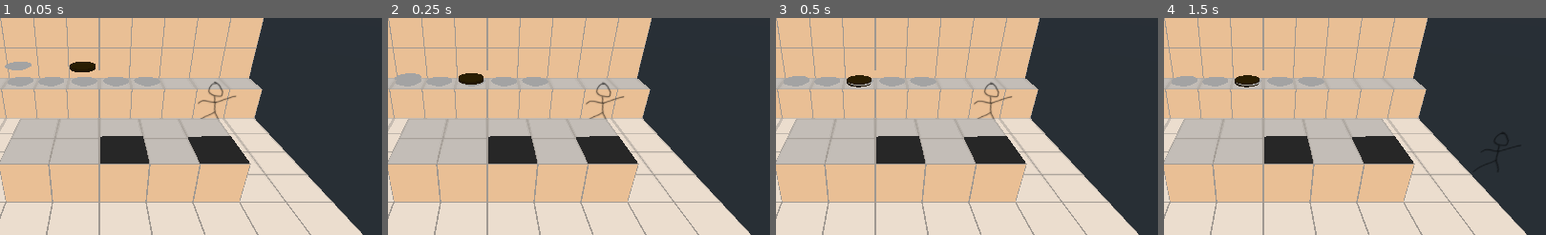
Above: before the commit, frames 1-4 (left to right).
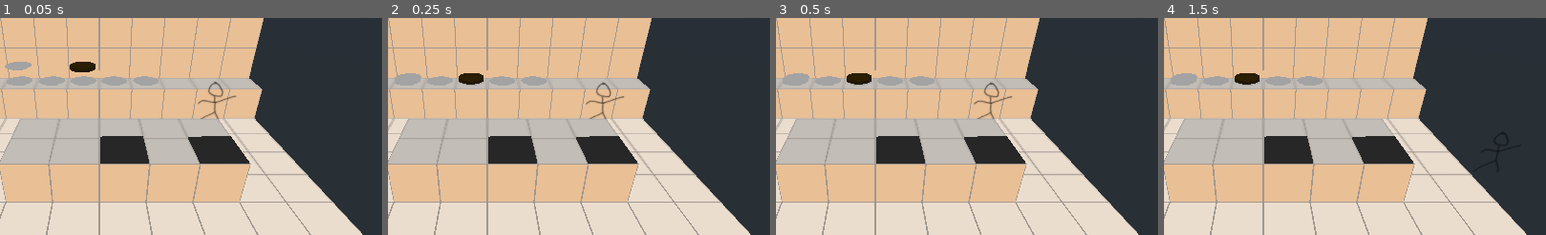
Above: after the commit, the same moments.

Repository: JeffKazuk/Ludum45
Game: Godot game, scene res://models/ChefShack.tscn
Two runs of this game, one before a commit and one after it. Both use one fixed random seed, a clock stepped at 60 frames per second and the inputs below. This scene is started directly instead of the project's main scene.
Inputs:
- Up to frame 1 (0.05 s): no input
- Up to frame 2 (0.25 s): no input
- Up to frame 3 (0.5 s): no input
- Up to frame 4 (1.5 s): hold D (strafe_right) 0.53-1.28 s; hold E (interact) 0.53-1.28 s; hold S (move_back) from 1.28 s (still down); tap E (interact) at 1.35 s
The pictures show only the part of the screen within x 37-87%, y 22-72%; the shares and areas given below are measured in that part.

The runs differ from the first frame. In frame 1, 0.2% of the frame differs, in the area x 3-42%, y 26-32%; in frame 2, 0.2%; in frame 3, 0.3%, in the area x 2-42%, y 25-33%; in frame 4, 0.3%.

Commit message:
I don't really remember

Diff:
--- a/Scripts/ChefShack/Buns.gd
+++ b/Scripts/ChefShack/Buns.gd
@@ -5,7 +5,7 @@
 
 func _ready():
 	chefshack = get_parent().get_parent()
-	self.connect("pickup", chefshack, "_pickup", ["Burger"])
+	self.connect("pickup", chefshack, "_pickup", ["Bun"])
 
 func _on_interact():
 
--- a/Scripts/ChefShack/Burgers.gd
+++ b/Scripts/ChefShack/Burgers.gd
@@ -5,7 +5,7 @@
 
 func _ready():
     chefshack = get_parent().get_parent()
-    self.connect("pickup", chefshack, "_pickup", ["Burger"])
+    self.connect("pickup", chefshack, "_pickup", ["Burger_Raw"])
 
 func _on_interact():
 
--- a/Scripts/ChefShack/Stove.gd
+++ b/Scripts/ChefShack/Stove.gd
@@ -1,9 +1,28 @@
 extends Spatial
 
 var chefshack
+signal pickup
+var cooked_color = Color(63/255,34/255,0/255)
+var raw_color = Color(255/255,83/255,83/255)
 
 func _ready():
     chefshack = get_parent().get_parent()
+    self.connect("pickup", chefshack, "_pickup", ["Burger_Cooked"])
 
 func _on_interact():
-	pass
+	if chefshack.currently_holding == "Burger_Raw":
+		chefshack.currently_holding = ""
+		get_node("Borger").get_node("Cylinder").get_surface_material(0).albedo_color = cooked_color
+		$Borger.visible = true
+		$Timer.start()
+	elif $Timer.time_left == 0:
+		emit_signal("pickup")
+		$Borger.visible = false
+
+func _process(delta):
+	print($Timer.time_left)
+	if $Timer.time_left!=0:
+		get_node("Borger").get_node("Cylinder").get_surface_material(0).albedo_color.r8 = ($Timer.time_left/$Timer.wait_time)*192+63
+		get_node("Borger").get_node("Cylinder").get_surface_material(0).albedo_color.g8 = ($Timer.time_left/$Timer.wait_time)*49+34
+		get_node("Borger").get_node("Cylinder").get_surface_material(0).albedo_color.b8 = ($Timer.time_left/$Timer.wait_time)*83
+		print(($Timer.time_left/$Timer.wait_time)*192+63)
--- a/characters/player/Player.gd
+++ b/characters/player/Player.gd
@@ -25,11 +25,16 @@
         velocity.x += speed
     if Input.is_action_pressed("strafe_left"):
         velocity.x -= speed
-    if Input.is_action_pressed("interact"):
-        if not self.is_connected("interact", currently_interactable, "_on_interact"):
+
+func _input(event):
+    if event.is_action_pressed("interact"):
+        if get_parent().find_node("Interactables"):
+            for interactable in interactables:
+                self.disconnect("interact", interactable, "_on_interact")
             self.connect("interact", currently_interactable, "_on_interact")
-        if can_interact:
-            emit_signal("interact")
+            if can_interact:
+                emit_signal("interact")
+
 
 
 func _process(delta):
--- a/models/ChefShack.gd
+++ b/models/ChefShack.gd
@@ -6,7 +6,7 @@
 
 var burger = preload("res://models/Burger.tscn")
 var plate = preload("res://models/PhysicsPlate.tscn")
-var currently_holding
+export (String) var currently_holding
 
 # Called when the node enters the scene tree for the first time.
 func _ready():
--- a/models/ChefShack.tscn
+++ b/models/ChefShack.tscn
@@ -1,16 +1,17 @@
-[gd_scene load_steps=12 format=2]
+[gd_scene load_steps=13 format=2]
 
 [ext_resource path="res://models/ChefShack.dae" type="PackedScene" id=1]
 [ext_resource path="res://models/ChefShack.gd" type="Script" id=2]
 [ext_resource path="res://characters/player/Player.tscn" type="PackedScene" id=3]
-[ext_resource path="res://models/Plate.tscn" type="PackedScene" id=4]
-[ext_resource path="res://models/Stovbe.tres" type="Material" id=5]
+[ext_resource path="res://models/Stovbe.tres" type="Material" id=4]
+[ext_resource path="res://models/PhysicsPlate.tscn" type="PackedScene" id=5]
 [ext_resource path="res://Scripts/ChefShack/Plates.gd" type="Script" id=6]
 [ext_resource path="res://Scripts/ChefShack/Buns.gd" type="Script" id=7]
 [ext_resource path="res://Scripts/ChefShack/Burgers.gd" type="Script" id=8]
 [ext_resource path="res://Scripts/ChefShack/Condiments.gd" type="Script" id=9]
 [ext_resource path="res://Scripts/ChefShack/Toppings.gd" type="Script" id=10]
 [ext_resource path="res://Scripts/ChefShack/Stove.gd" type="Script" id=11]
+[ext_resource path="res://models/Burger.tscn" type="PackedScene" id=12]
 
 [node name="ChefShack" index="0" instance=ExtResource( 1 )]
 script = ExtResource( 2 )
@@ -27,30 +28,30 @@
 
 [node name="Stuff" type="Spatial" parent="." index="4"]
 
-[node name="Plate" parent="Stuff" index="0" instance=ExtResource( 4 )]
-transform = Transform( 0.4, 0, 0, 0, 0.4, 0, 0, 0, 0.4, -0.464712, 0.972167, -3.35026 )
-
-[node name="Plate2" parent="Stuff" index="1" instance=ExtResource( 4 )]
-transform = Transform( 0.4, 0, 0, 0, 0.4, 0, 0, 0, 0.4, -1.47336, 0.972167, -3.35026 )
-
-[node name="Plate3" parent="Stuff" index="2" instance=ExtResource( 4 )]
-transform = Transform( 0.4, 0, 0, 0, 0.4, 0, 0, 0, 0.4, -2.42268, 0.972167, -3.35026 )
-
-[node name="Plate4" parent="Stuff" index="3" instance=ExtResource( 4 )]
-transform = Transform( 0.4, 0, 0, 0, 0.4, 0, 0, 0, 0.4, 0.51851, 0.972167, -3.35026 )
-
-[node name="Plate5" parent="Stuff" index="4" instance=ExtResource( 4 )]
-transform = Transform( 0.4, 0, 0, 0, 0.4, 0, 0, 0, 0.4, 1.46799, 0.972167, -3.35026 )
-
-[node name="CSGPolygon" type="CSGPolygon" parent="Stuff" index="5"]
+[node name="CSGPolygon" type="CSGPolygon" parent="Stuff" index="0"]
 transform = Transform( 1, 0, 0, 0, 1, 0, 0, 0, 1, 1.94064, 0, 0.959473 )
 polygon = PoolVector2Array( 0, 0, 0, 1, 0.941502, 1.00146, 0.7854, -0.12207 )
-material = ExtResource( 5 )
+material = ExtResource( 4 )
 
-[node name="CSGPolygon2" type="CSGPolygon" parent="Stuff" index="6"]
+[node name="CSGPolygon2" type="CSGPolygon" parent="Stuff" index="1"]
 transform = Transform( 1, 0, 0, 0, 1, 0, 0, 0, 1, 0.014225, 0, 0.959473 )
 polygon = PoolVector2Array( 0, 0, 0, 1, 0.943825, 1.00763, 0.7854, -0.12207 )
-material = ExtResource( 5 )
+material = ExtResource( 4 )
+
+[node name="Plate" parent="Stuff" index="2" instance=ExtResource( 5 )]
+transform = Transform( 1, 0, 0, 0, 1, 0, 0, 0, 1, -0.486832, 1.02365, -3.40096 )
+
+[node name="Plate2" parent="Stuff" index="3" instance=ExtResource( 5 )]
+transform = Transform( 1, 0, 0, 0, 1, 0, 0, 0, 1, -1.4656, 1.02365, -3.40096 )
+
+[node name="Plate3" parent="Stuff" index="4" instance=ExtResource( 5 )]
+transform = Transform( 1, 0, 0, 0, 1, 0, 0, 0, 1, -2.46414, 1.02365, -3.40096 )
+
+[node name="Plate4" parent="Stuff" index="5" instance=ExtResource( 5 )]
+transform = Transform( 1, 0, 0, 0, 1, 0, 0, 0, 1, 0.462272, 1.02365, -3.40096 )
+
+[node name="Plate5" parent="Stuff" index="6" instance=ExtResource( 5 )]
+transform = Transform( 1, 0, 0, 0, 1, 0, 0, 0, 1, 1.44104, 1.02365, -3.40096 )
 
 [node name="Interactables" type="Node" parent="." index="5"]
 
@@ -77,5 +78,22 @@
 [node name="Stove1" type="Spatial" parent="Interactables" index="5"]
 script = ExtResource( 11 )
 
+[node name="Borger" parent="Interactables/Stove1" index="0" instance=ExtResource( 12 )]
+transform = Transform( 1, 0, 0, 0, 1, 0, 0, 0, 1, 0.502869, 1.06604, 0.484009 )
+visible = false
+
+[node name="Timer" type="Timer" parent="Interactables/Stove1" index="1"]
+wait_time = 5.0
+one_shot = true
+
 [node name="Stove2" type="Spatial" parent="Interactables" index="6"]
+transform = Transform( 1, 0, 0, 0, 1, 0, 0, 0, 1, 2.45662, 0.996094, 0.555908 )
 script = ExtResource( 11 )
+
+[node name="Borger" parent="Interactables/Stove2" index="0" instance=ExtResource( 12 )]
+transform = Transform( 1, 0, 0, 0, 1, 0, 0, 0, 1, -0.0216522, 0.0664463, -0.10689 )
+visible = false
+
+[node name="Timer" type="Timer" parent="Interactables/Stove2" index="1"]
+wait_time = 5.0
+one_shot = true
--- a/models/Plate.tscn
+++ b/models/Plate.tscn
@@ -3,3 +3,4 @@
 [ext_resource path="res://models/plate.dae" type="PackedScene" id=1]
 
 [node name="Plate" instance=ExtResource( 1 )]
+transform = Transform( 0.4, 0, 0, 0, 0.4, 0, 0, 0, 0.4, 0, 0, 0 )
Not shown, added: images/Main Character Bad Boy.png.import
Not shown, added: images/Main Character Front.png.import
Not shown, added: images/Main Character Side.png.import
Not shown, added: images/Main Character Sprite Back.png.import
Not shown: 2 places in models/Burger.tscn that only renumber resources
